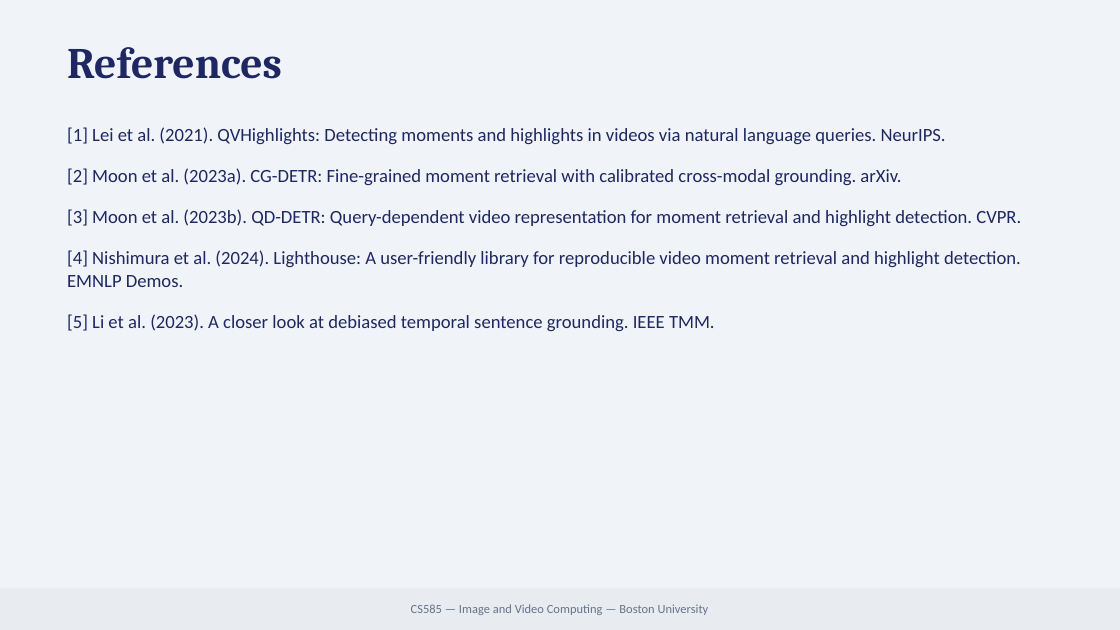
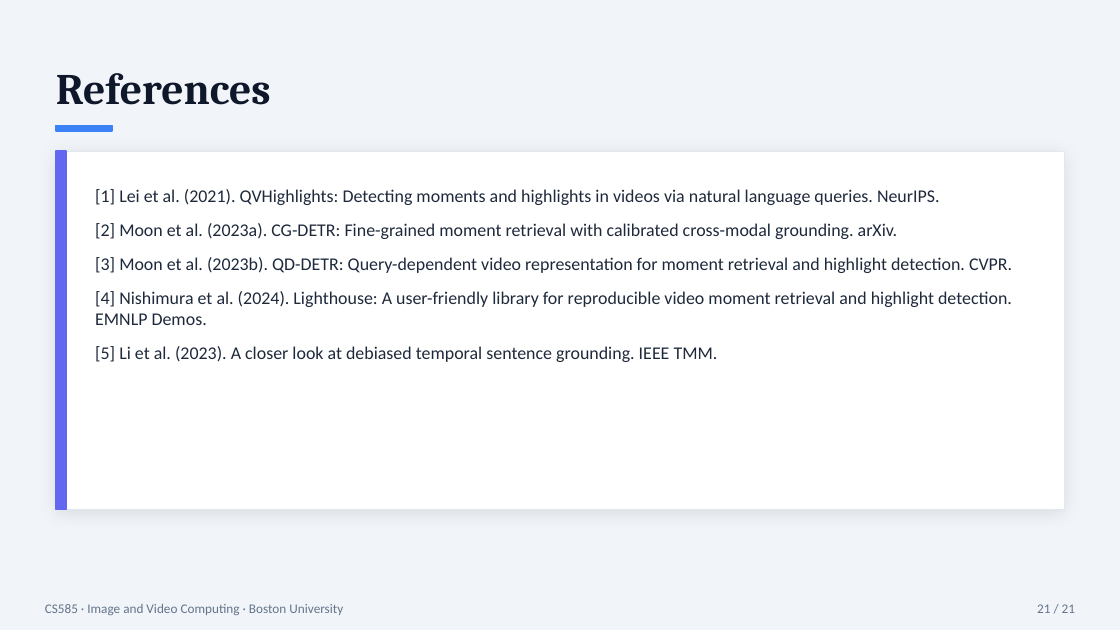
Before and after one commit to kuromi1kow/Interpretability-and-Failure-Analysis-for-Video-Moment-Retrieval, a slide deck: slide 21 of docs/VMR_Milestone3_Presentation.pptx (slide 13 before the commit). Drawn at 1120x630 pixels with LibreOffice and Linux fonts; fonts in the diff are those of the drawing. Boxes give left, top, right and bottom in pixels: in the first picture for what was removed or moved away, otherwise in the second. Text is boxed around its words. In the diff, an @@ line names an element or a change of style, - is before the commit and + after.

```diff
--- a/docs/VMR_Milestone3_Presentation.pptx
+++ b/docs/VMR_Milestone3_Presentation.pptx
@@ background #F0F4F8 to #F1F5F9 @@
@@ text "References": place and size @@
-text "References" at [67, 47, 282, 79]
+text "References" at [56, 73, 271, 105]
@@ text "References" at [56, 73, 271, 105]: text colour #1E2761 to #0F172A @@
@@ rectangle added at [56, 125, 112, 131], fill #3B82F6, outline #3B82F6 1 pt @@
@@ rectangle added at [56, 151, 1064, 510], fill #FFFFFF, outline #E2E8F0 0.5 pt @@
@@ rectangle added at [56, 151, 66, 510], fill #6366F1, outline #6366F1 1 pt @@
@@ text "[1] Lei et al. (2021). ...": place and size @@
-text "[1] Lei et al. (2021). ..." at [67, 127, 1021, 331]
+text "[1] Lei et al. (2021). ..." at [95, 189, 1012, 362]
@@ text "[1] Lei et al. (2021). ..." at [95, 189, 1012, 362]: size 12 to 11.5 pt, text colour #1E2761 to #1E293B; less space between paragraphs @@
@@ text "CS585 · Image and Video ...": place and size @@
-text "CS585 · Image and Video ..." at [0, 588, 1120, 630]
+text "CS585 · Image and Video ..." at [45, 604, 343, 615]
@@ text "CS585 · Image and Video ..." at [45, 604, 343, 615]: fill #E8ECF0 to none @@
@@ text at [45, 604, 343, 615]: text changed; size 8 to 8.5 pt @@
-CS585 — Image and Video Computing — Boston University
+CS585 · Image and Video Computing · Boston University
@@ text added at [1037, 604, 1075, 613], 8.5 pt, text #64748B @@
+21 / 21
```
Also in this commit, not shown: 12 other slides changed, 8 slides added, 21 other files.
